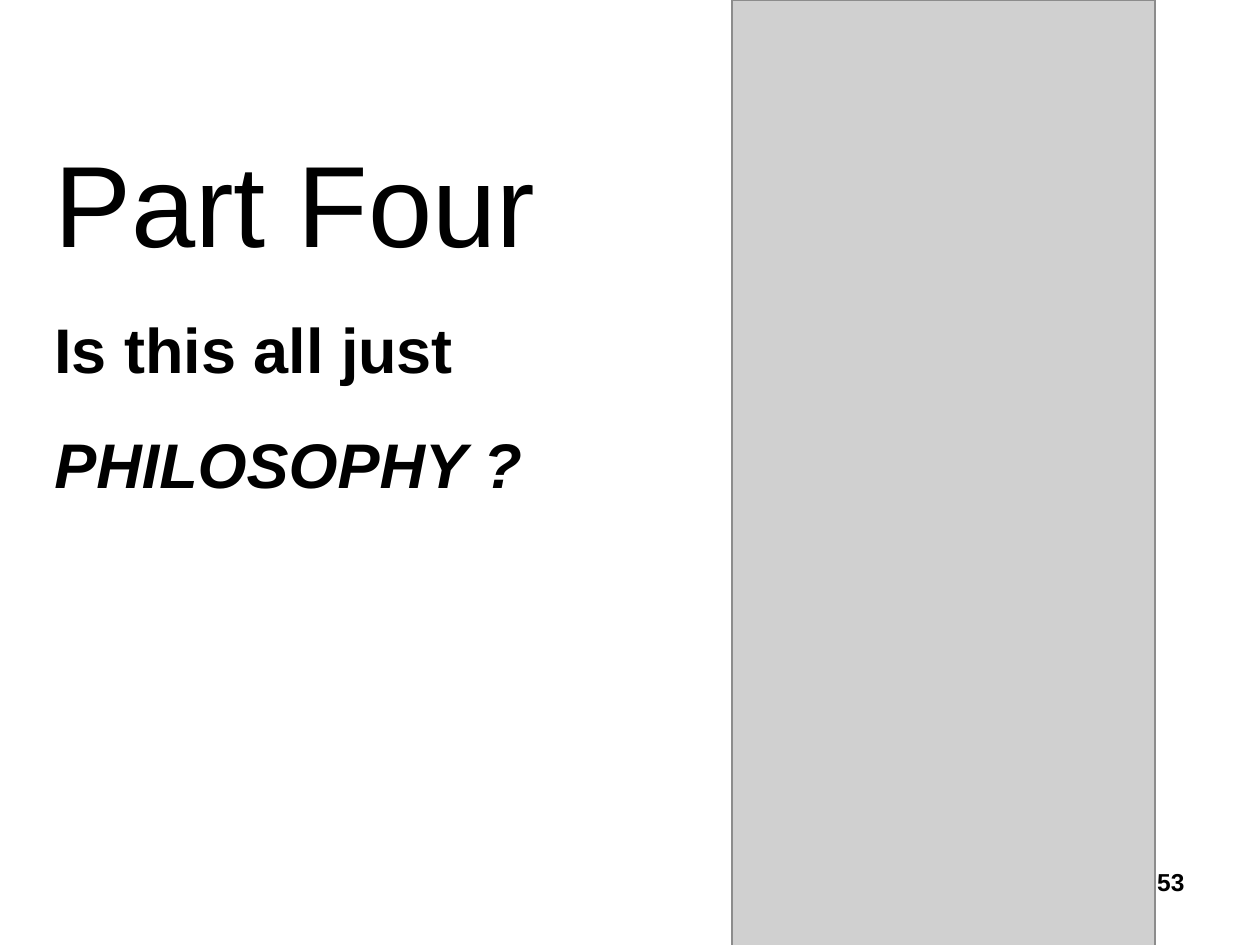
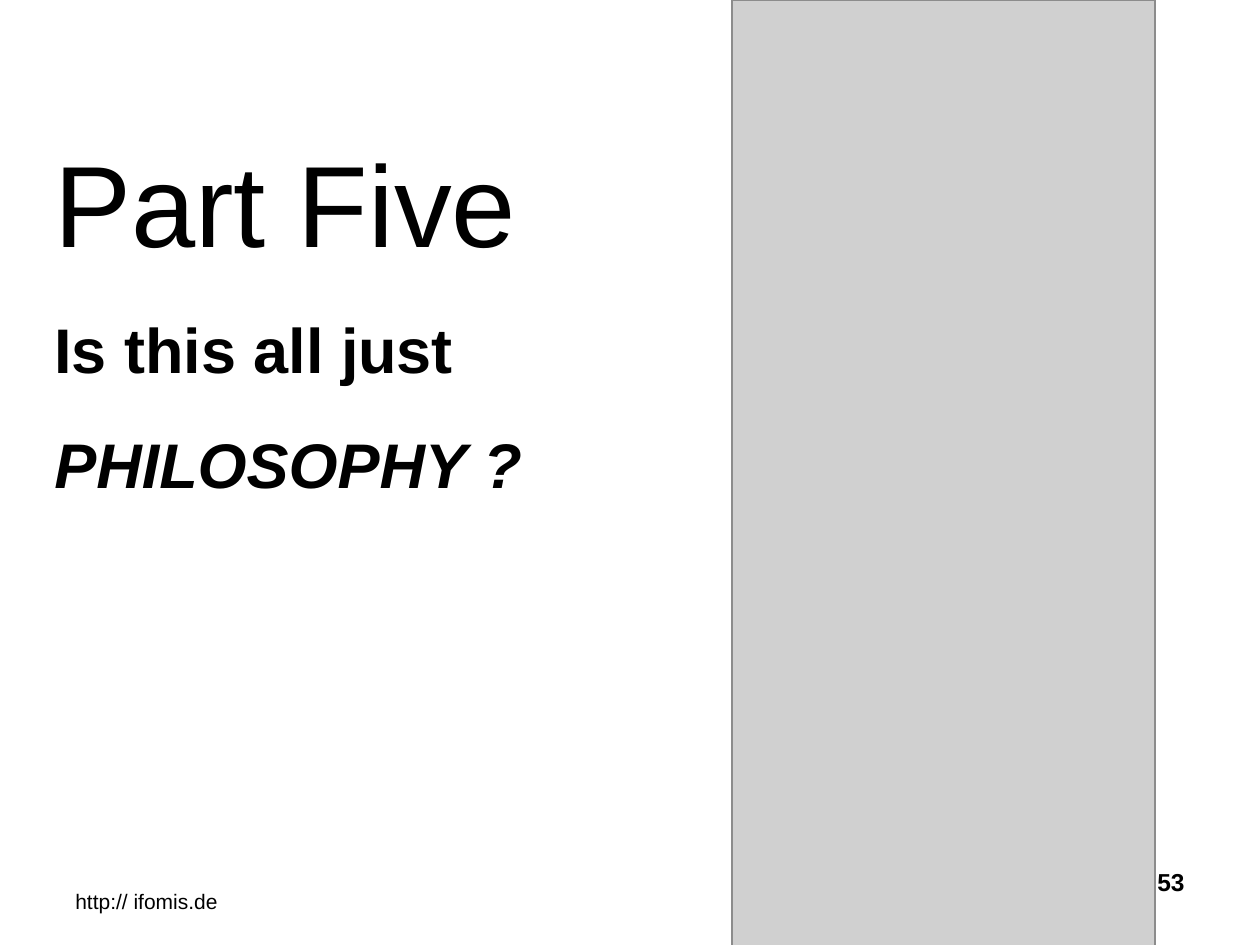
Before and after one commit to NCOR-Organization/ontology.buffalo.edu, a slide deck: slide 53 of 04/STOP_GO_5_04.ppt. Drawn at 1260x945 pixels with LibreOffice and Linux fonts; fonts in the diff are those of the drawing; grey boxes stand for pictures. Boxes give left, top, right and bottom in pixels: in the first picture for what was removed or moved away, otherwise in the second. Text is boxed around its words. In the diff, an @@ line names an element or a change of style, - is before the commit and + after.

```diff
--- a/04/STOP_GO_5_04.ppt
+++ b/04/STOP_GO_5_04.ppt
@@ text at (54,163,516,248): text changed @@
-Part Four
+Part Five
@@ text added at (75,893,218,913), 12 pt, text #000000 @@
+http:// ifomis.de
```
Also in this commit, not shown: 67 other slides changed, 1 slide added, 1 slide removed, 1 other file.
